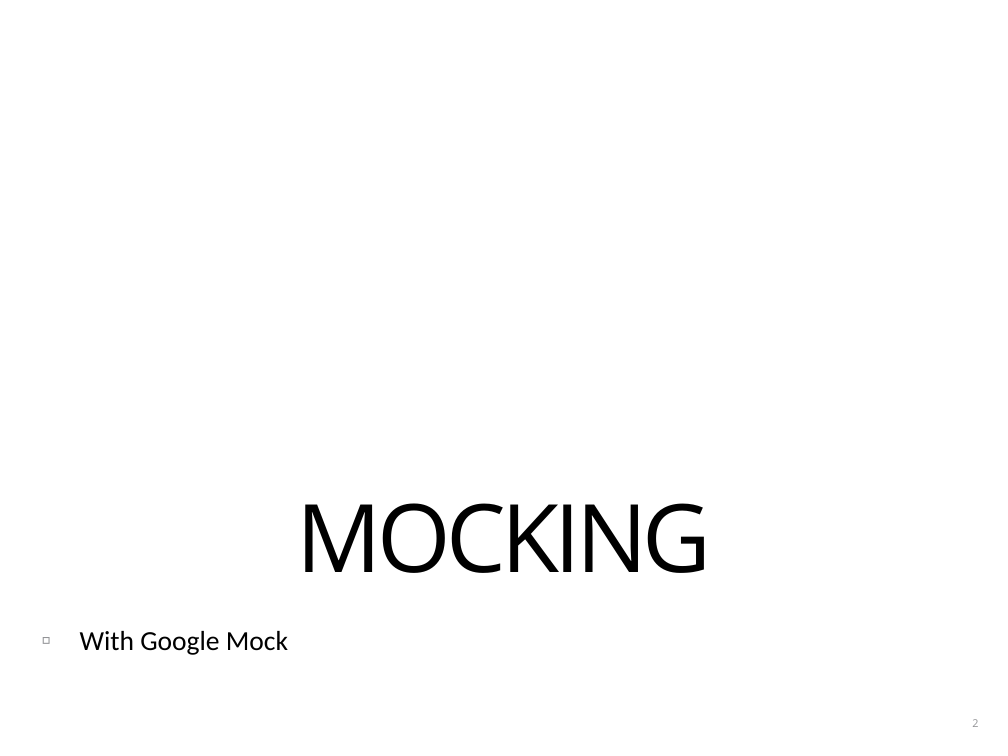
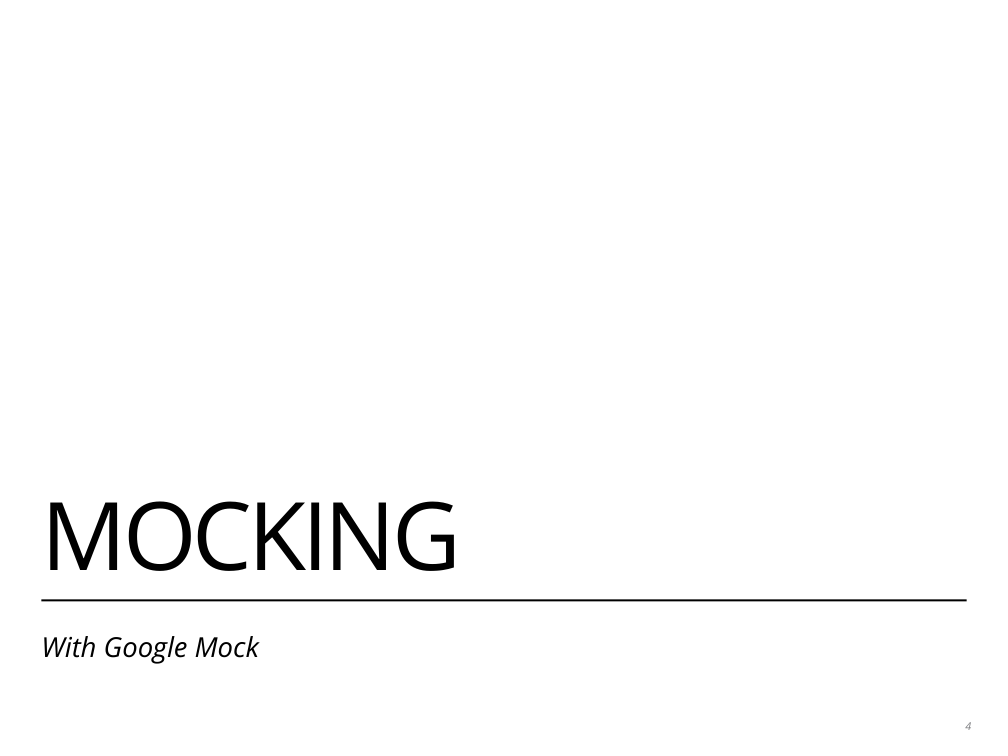
Before and after one commit to coney/cpp-unit-testing, a slide deck: slide 4 of .slides/02-stubs-and-mocks.pptx (slide 2 before the commit). Drawn at 1008x756 pixels with LibreOffice and Linux fonts; fonts in the diff are those of the drawing; background and template pictures are left out. Boxes give left, top, right and bottom in pixels: in the first picture for what was removed or moved away, otherwise in the second. Text is boxed around its words. In the diff, an @@ line names an element or a change of style, - is before the commit and + after.

```diff
--- a/.slides/02-stubs-and-mocks.pptx
+++ b/.slides/02-stubs-and-mocks.pptx
@@ title "MOCKING" at (42, 501, 461, 571): letter spacing -4.8 to -4 pt; alignment centre to left; line spacing 0.6 to 0.7 @@
@@ text "With Google Mock" at (41, 636, 259, 664): font Calibri to Open Sans, italic on; bullet ▫︎ to none; line spacing 1 to 1.2; more space between paragraphs @@
@@ line added from (41, 600) to (967, 600), #000000 2 pt @@
@@ page number at (965, 722, 971, 730): text changed; text colour #929396 to #808184; italic on @@
-2
+4
```
Also in this commit, not shown: 5 other slides changed, 11 slides added, 4 slides removed.
